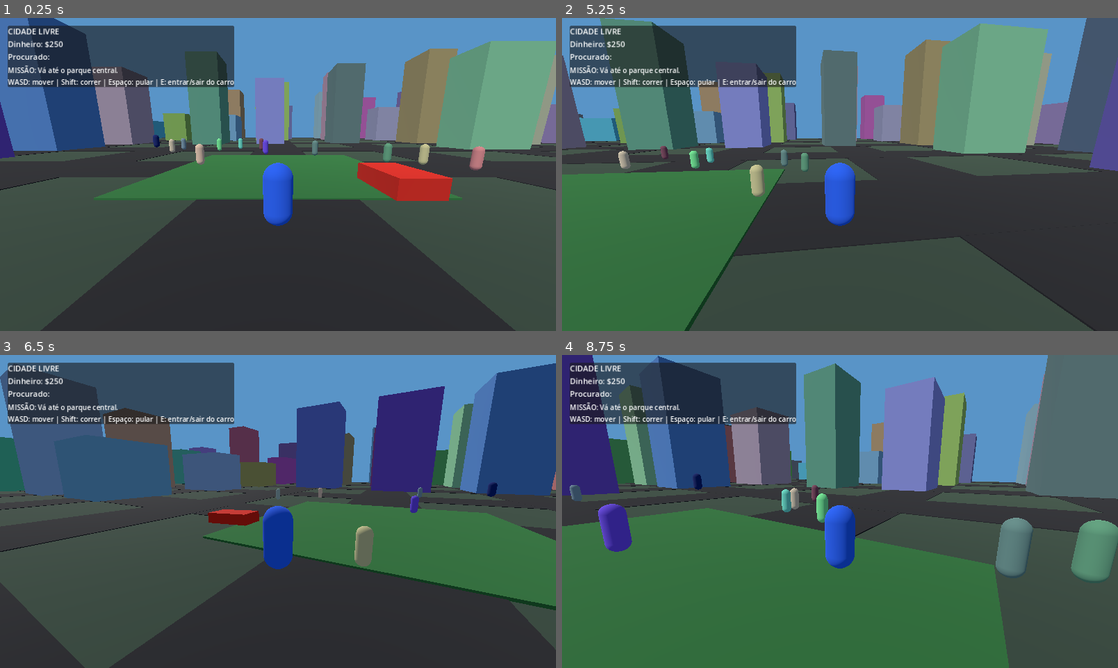
Above: before the commit, frames 1-4 (two rows, left to right).
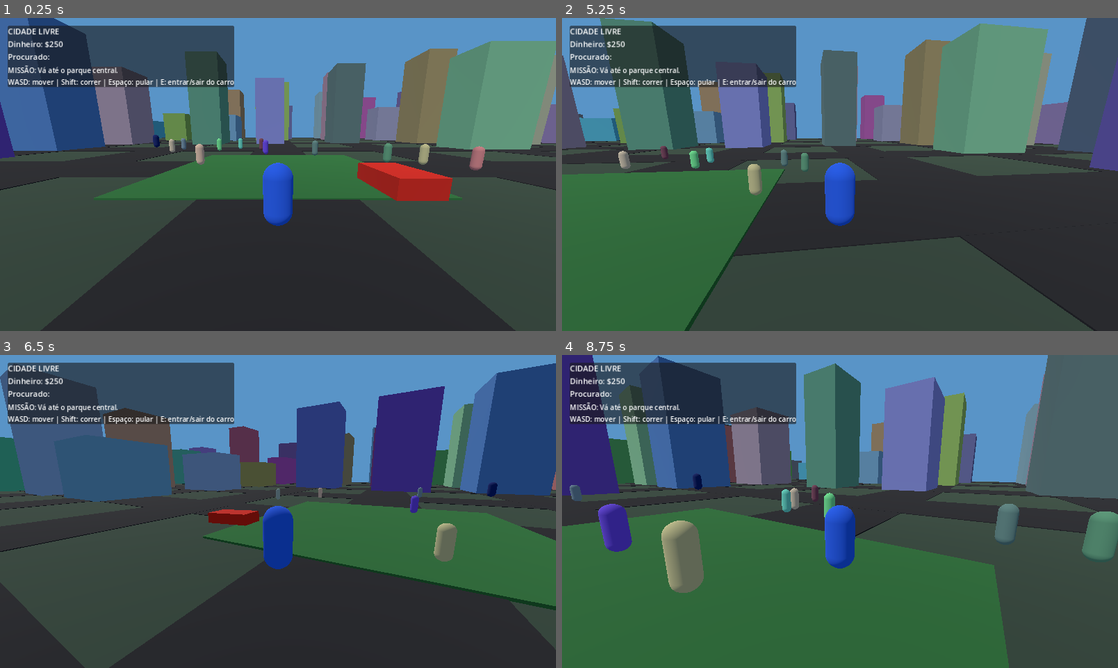
Above: after the commit, the same moments.

Repository: aykon042-cpu/CIDADE-LIVRE
Game: Godot game, scene res://scenes/Main.tscn
Same seed, same stepped clock (60 frames per second), same inputs: the game is played once before the commit and once after it.
Inputs (mouse positions are in pixels of both pictures, inside the frame that each line leads up to):
- Up to frame 1 (0.25 s): no input
- Up to frame 2 (5.25 s): move the mouse to (867, 174) at 0.52 s; hold E (interact) 0.53-1.28 s; hold W (move_forward) from 0.53 s (still down); tap Space (jump) at 0.77, 1.52, 3.02, 3.77, 4.52 s; move the mouse to (812, 174) at 1.27 s; tap Ctrl (sprint) at 1.35, 2.85, 4.35 s; move the mouse to (851, 168) at 2.02 s; hold E (interact) 2.03-2.78 s; move the mouse to (834, 180) at 2.77 s; move the mouse to (878, 177) at 3.52 s; hold E (interact) 3.53-4.28 s; move the mouse to (795, 171) at 4.27 s; move the mouse to (845, 174) at 5.02 s; hold E (interact) from 5.03 s (still down)
- Up to frame 3 (6.5 s): move the mouse to (255, 505) at 5.77 s; release W (move_forward) at 5.78 s; release E (interact) at 5.78 s; hold D (move_right) from 5.78 s (still down); tap Ctrl (sprint) at 5.85 s; tap Space (jump) at 6.02 s
- Up to frame 4 (8.75 s): move the mouse to (867, 511) at 6.52 s; release D (move_right) at 6.53 s; hold E (interact) 6.53-7.28 s; hold W (move_forward) from 6.53 s (still down); tap Space (jump) at 6.77, 7.52 s; move the mouse to (812, 511) at 7.27 s; tap Ctrl (sprint) at 7.35 s; move the mouse to (851, 505) at 8.02 s; hold E (interact) from 8.03 s (still down)

The runs differ from the first frame. In frame 1, less than 0.1% of the frame differs, in the area x 35-49%, y 40-66%; in frame 2, 0.2%; in frame 3, 0.8%; in frame 4, 3.7%, in the area x 17-100%, y 43-76%.
Error after the commit: Invalid assignment of property or key 'waypoints' with value of type 'Array' on a base object of type 'VehicleBody3D (CityTrafficVehicle)'. (res://scripts/worl…

Commit message:
Add ambient traffic, pedestrian reactions and day-night cycle

Diff:
--- a/CIDADE_LIVRE_GODOT/scripts/world.gd
+++ b/CIDADE_LIVRE_GODOT/scripts/world.gd
@@ -7,6 +7,7 @@
 const MOBILE_CONTROLS_SCRIPT = preload("res://scripts/mobile_controls.gd")
 const MISSION_MANAGER_SCRIPT = preload("res://scripts/mission_manager.gd")
 const SAVE_MANAGER_SCRIPT = preload("res://scripts/save_manager.gd")
+const TRAFFIC_SCRIPT = preload("res://scripts/traffic_vehicle.gd")
 var player: CharacterBody3D
 var wanted_level := 0
 var money := 250
@@ -18,6 +19,9 @@
 var save_timer := 0.0
 var starter_vehicle: VehicleBody3D
 var current_vehicle: VehicleBody3D
+var traffic_cars: Array[VehicleBody3D] = []
+var sun_light: DirectionalLight3D
+var day_clock := 0.25
 
 func _ready() -> void:
 	_build_environment()
@@ -26,6 +30,7 @@
 	_build_hud()
 	_spawn_population()
 	_spawn_vehicle()
+	_spawn_traffic()
 	_spawn_police()
 	_setup_game_systems()
 	_update_hud()
@@ -39,7 +44,8 @@
 	env.ambient_light_energy = 0.7
 	world_env.environment = env
 	add_child(world_env)
-	var sun := DirectionalLight3D.new()
+	sun_light = DirectionalLight3D.new()
+	var sun := sun_light
 	sun.rotation_degrees = Vector3(-48, -30, 0)
 	sun.light_energy = 1.1
 	add_child(sun)
@@ -109,6 +115,7 @@
 		npc.set_script(CIVILIAN_SCRIPT)
 		npc.position = Vector3(randf_range(-14, 14), 1, randf_range(-14, 14))
 		npc.name = "Civilian_%02d" % i
+		npc.player_target = player
 		add_child(npc)
 
 func _spawn_vehicle() -> void:
@@ -126,6 +133,24 @@
 		car.add_child(wheel)
 	add_child(car)
 	starter_vehicle = car
+
+func _spawn_traffic() -> void:
+	for lane_x in [-20.0, 20.0, 40.0]:
+		var traffic := VehicleBody3D.new()
+		traffic.set_script(TRAFFIC_SCRIPT)
+		traffic.position = Vector3(lane_x, 1.0, randf_range(-55.0, 55.0))
+		traffic.waypoints = [Vector3(lane_x, 0.0, -82.0), Vector3(lane_x, 0.0, 82.0)]
+		traffic.traffic_color = Color(randf_range(0.12, 0.8), randf_range(0.12, 0.8), randf_range(0.12, 0.8))
+		for wheel_pos in [Vector3(-0.8, 0.25, -1.1), Vector3(0.8, 0.25, -1.1), Vector3(-0.8, 0.25, 1.1), Vector3(0.8, 0.25, 1.1)]:
+			var wheel := VehicleWheel3D.new()
+			wheel.position = wheel_pos
+			wheel.wheel_radius = 0.35
+			wheel.wheel_rest_length = 0.2
+			wheel.use_as_steering = wheel_pos.z < 0.0
+			wheel.use_as_traction = true
+			traffic.add_child(wheel)
+		add_child(traffic)
+		traffic_cars.append(traffic)
 
 func _unhandled_input(event: InputEvent) -> void:
 	if not event.is_action_pressed("interact"):
@@ -201,6 +226,10 @@
 	SAVE_MANAGER_SCRIPT.save_game(player, money, wanted_level, mission_id)
 
 func _process(delta: float) -> void:
+	day_clock = fposmod(day_clock + delta / 900.0, 1.0)
+	if sun_light != null:
+		sun_light.rotation_degrees.x = lerpf(-15.0, -165.0, day_clock)
+		sun_light.light_energy = lerpf(0.25, 1.1, clampf(sin(day_clock * PI), 0.0, 1.0))
 	if player != null and mission_manager != null:
 		mission_manager.update_player_position(player.global_position)
 	save_timer += delta
